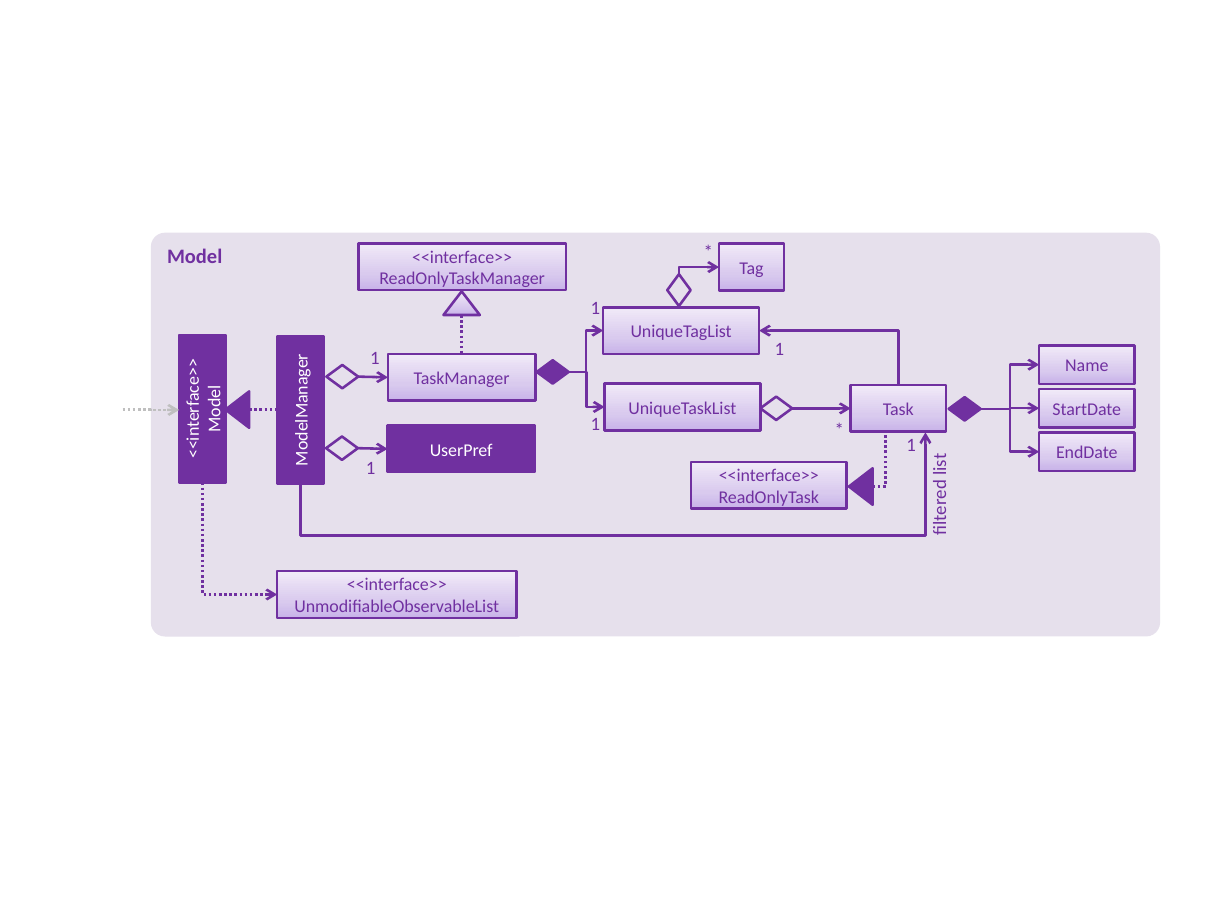
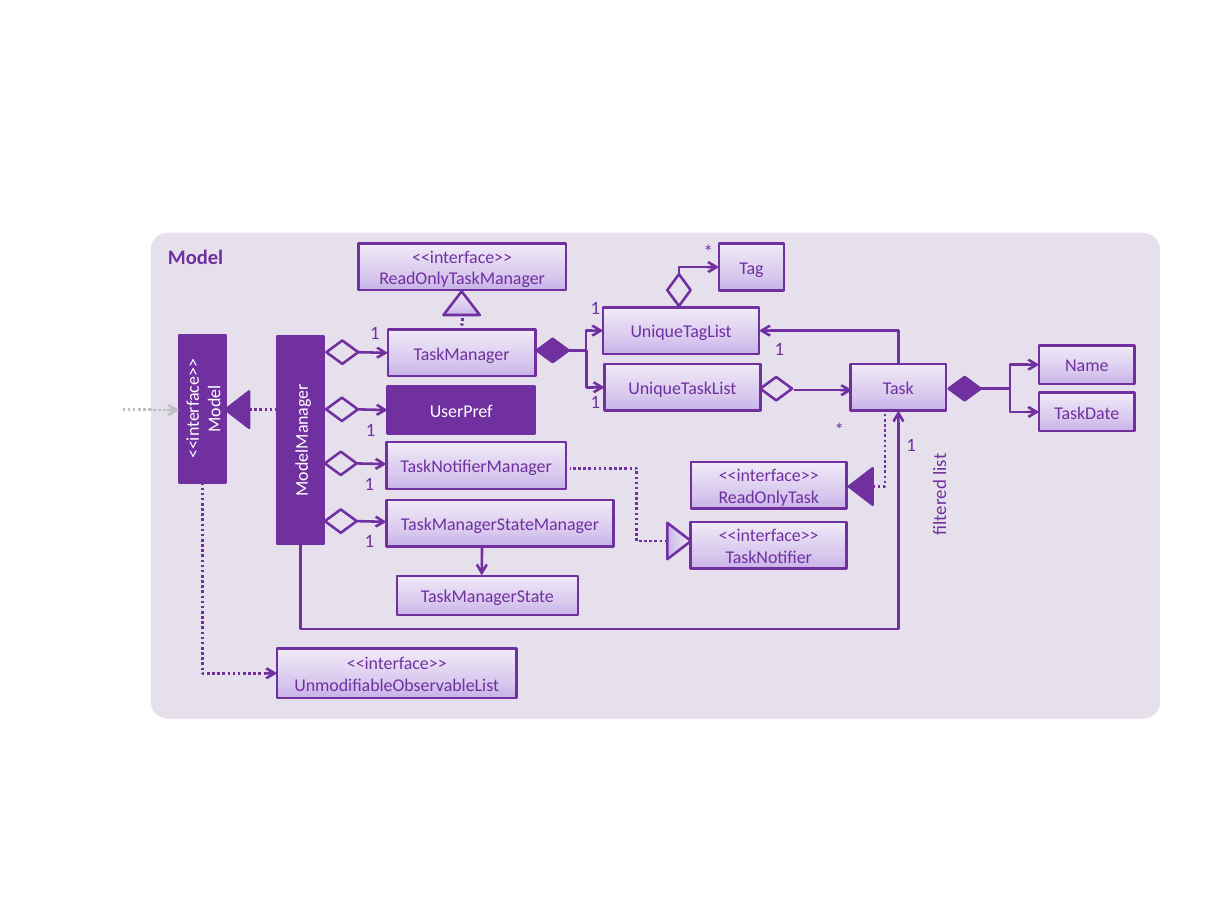
Before and after one commit to zeticous/main, a slide deck: slide 1 of docs/diagrams/ModelComponentClassDiagram.pptx. Drawn at 1232x924 pixels with LibreOffice and Linux fonts; fonts in the diff are those of the drawing. Boxes give left, top, right and bottom in pixels: in the first picture for what was removed or moved away, otherwise in the second. Text is boxed around its words. In the diff, an @@ line names an element or a change of style, - is before the commit and + after.

```diff
--- a/docs/diagrams/ModelComponentClassDiagram.pptx
+++ b/docs/diagrams/ModelComponentClassDiagram.pptx
@@ rounded rectangle "Model" resized from (x1=150, y1=233, x2=1159, y2=637) to (x1=150, y1=233, x2=1159, y2=718) @@
@@ elbow line moved from (462, 315) - (462, 355) to (462, 319) - (462, 330) @@
@@ rectangle "ModelManager" resized from (x1=277, y1=336, x2=324, y2=484) to (x1=278, y1=336, x2=325, y2=544) @@
@@ 2 rectangles, 1 text, 1 arrow, 1 diamond moved together from (x1=326, y1=352, x2=945, y2=432) to (x1=326, y1=327, x2=945, y2=410) @@
@@ 3 diamonds, 1 rectangle, 1 text, 1 elbow arrow moved together from (x1=537, y1=360, x2=981, y2=430) to (x1=537, y1=339, x2=981, y2=410) @@
@@ elbow arrow moved from (569, 372) - (604, 330) to (569, 350) - (604, 330) @@
@@ elbow arrow moved from (898, 386) - (759, 330) to (898, 363) - (759, 330) @@
@@ elbow arrow moved from (981, 409) - (1039, 365) to (981, 389) - (1039, 365) @@
@@ elbow arrow moved from (981, 409) - (1039, 452) to (981, 389) - (1039, 411) @@
@@ rectangle removed at (x1=1039, y1=389, x2=1133, y2=428) @@
-StartDate
@@ elbow arrow moved from (301, 483) - (925, 432) to (301, 545) - (898, 410) @@
@@ elbow arrow moved from (792, 408) - (850, 409) to (793, 391) - (853, 391) @@
@@ elbow line moved from (872, 487) - (886, 430) to (872, 487) - (885, 411) @@
@@ elbow arrow removed from (981, 409) to (1039, 408) @@
@@ 2 rectangles, 1 text, 1 diamond, 1 arrow moved together from (x1=326, y1=425, x2=1133, y2=474) to (x1=326, y1=387, x2=1133, y2=436) @@
@@ text in rectangle at (x1=1054, y1=406, x2=1119, y2=419): text changed @@
-EndDate
+TaskDate
@@ group added at (x1=325, y1=442, x2=567, y2=490): 1 arrow, 1 diamond, 1 text, 1 rectangle @@
+1
+TaskNotifierManager
@@ elbow line added from (668, 541) to (570, 468), #7030A0 1.5 pt dashed @@
@@ elbow arrow moved from (202, 483) - (277, 595) to (202, 483) - (277, 674) @@
@@ rectangle added at (x1=387, y1=500, x2=614, y2=547), fill gradient #C9B5E8 to #D8CBEE to #F0EAF9, outline #7030A0 1.5 pt, 10.5 pt, text #7030A0 @@
+TaskManagerStateManager
@@ diamond added at (x1=325, y1=510, x2=357, y2=533), outline #7030A0 1.5 pt @@
@@ arrow added from (357, 521) to (387, 522), #7030A0 1.5 pt @@
@@ text added at (x1=365, y1=535, x2=375, y2=547), 11 pt, text #7030A0 @@
+1
@@ triangle added at (x1=667, y1=523, x2=691, y2=560), fill gradient #C9B5E8 to #D8CBEE to #F0EAF9, outline #7030A0 1.5 pt @@
@@ rectangle added at (x1=691, y1=522, x2=848, y2=569), fill gradient #C9B5E8 to #D8CBEE to #F0EAF9, outline #7030A0 1.5 pt, 10.5 pt, text #7030A0 @@
+<<interface>>
+TaskNotifier
@@ arrow added from (482, 548) to (482, 575), #7030A0 1.5 pt @@
@@ rectangle added at (x1=397, y1=575, x2=578, y2=615), fill gradient #C9B5E8 to #D8CBEE to #F0EAF9, outline #7030A0 1.5 pt, 10.5 pt, text #7030A0 @@
+TaskManagerState
@@ rectangle "<<interface>> UnmodifiableObservableList" moved from (x1=277, y1=572, x2=516, y2=618) to (x1=277, y1=648, x2=516, y2=697) @@
```
Also in this commit, not shown: 1 other file.
